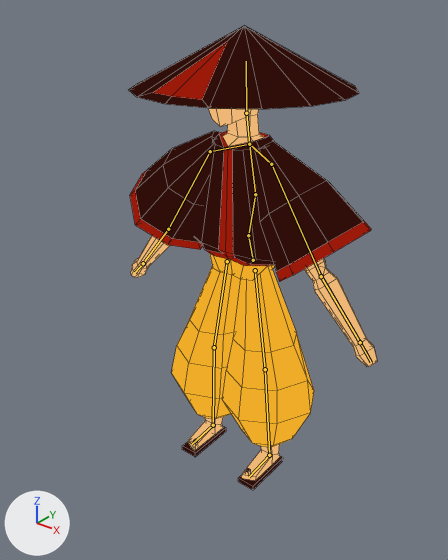
A saved change to the Blender file BlenderModels/Samurai.blend.
Both versions are drawn from a 50 mm lens placed at (1.51, -2.01, 2.19), pointed at (0.03, -0.16, 1.04). The lights are fixed; the arrows at lower left show +X, +Y and +Z. The bones that bend it are drawn over the model as lines. Mesh edges are drawn as thin lines.

Names of what the first picture shows: 'Samurai'.
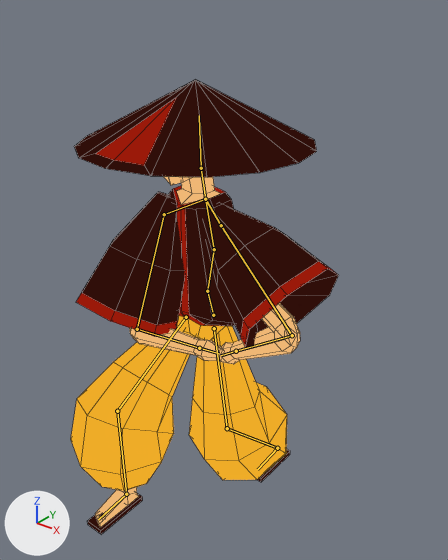
The newer file adds an action. The first version stands in its rest pose; the second is drawn at frame 10 of the action 'Draw'.

Location of each change, (x1, y1, x2, y2) in pixels of the pictures (448 x 560 px):
```json
{"object": "Samurai", "change": "posed", "before": [129, 26, 377, 490], "after": [71, 79, 339, 534], "on screen": "8% wider"}
{"bone": "Hip", "before": "(253, 260) to (248, 235)", "after": "(213, 315) to (207, 291)"}
{"bone": "Shoulder.L", "before": "(249, 144) to (271, 164)", "after": "(205, 199) to (221, 225)"}
{"bone": "UpperArm.L", "before": "(271, 164) to (321, 276)", "after": "(221, 225) to (292, 335)"}
{"bone": "LowerArm.L", "before": "(321, 276) to (360, 342)", "after": "(292, 335) to (236, 351)"}
{"bone": "Shoulder.R", "before": "(249, 144) to (210, 151)", "after": "(205, 199) to (164, 214)"}
{"bone": "UpperArm.R", "before": "(210, 151) to (168, 229)", "after": "(164, 214) to (137, 329)"}
{"bone": "LowerArm.R", "before": "(168, 229) to (143, 263)", "after": "(137, 329) to (199, 348)"}
{"bone": "LowerLeg.L", "before": "(265, 369) to (269, 455)", "after": "(227, 428) to (277, 448)"}
{"bone": "Foot.L", "before": "(269, 455) to (249, 477)", "after": "(277, 448) to (257, 469)"}
{"bone": "UpperLeg.R", "before": "(227, 261) to (214, 347)", "after": "(186, 317) to (117, 411)"}
{"bone": "LowerLeg.R", "before": "(214, 347) to (213, 425)", "after": "(117, 411) to (126, 494)"}
```

The change, as JSON lines over the scene's bpy script:
```json
{"block": "bone_hip", "where": "bone_hip = bpy.data.objects['Armature'].pose.bones['Hip']"}
{"op": "set", "path": "bone_hip.location", "old": "(0.0, 0.0, 0.0)", "new": "(0.0, -0.078, 0.318)"}
{"block": "bone_shoulder_l", "where": "bone_shoulder_l = bpy.data.objects['Armature'].pose.bones['Shoulder.L']  # child of 'Ribcage'"}
{"op": "set", "path": "bone_shoulder_l.rotation_quaternion", "old": "(1.0, 0.0, 0.0, 0.0)", "new": "(0.997, 0.063, -0.049, -0.018)", "note": "degrees (0, 0, 0) -> degrees (7, -6, -2)"}
{"block": "bone_upperarm_l", "where": "bone_upperarm_l = bpy.data.objects['Armature'].pose.bones['UpperArm.L']  # child of 'Shoulder.L'"}
{"op": "set", "path": "bone_upperarm_l.rotation_quaternion", "old": "(1.0, 0.0, 0.0, 0.0)", "new": "(0.978, -0.059, 0.002, 0.202)", "note": "degrees (0, 0, 0) -> degrees (-7, 2, 23)"}
{"block": "bone_lowerarm_l", "where": "bone_lowerarm_l = bpy.data.objects['Armature'].pose.bones['LowerArm.L']  # child of 'UpperArm.L'"}
{"op": "set", "path": "bone_lowerarm_l.rotation_quaternion", "old": "(1.0, 0.0, 0.0, 0.0)", "new": "(0.539, 0.235, 0.007, -0.809)", "note": "degrees (0, 0, 0) -> degrees (15, 23, -109)"}
{"block": "bone_shoulder_r", "where": "bone_shoulder_r = bpy.data.objects['Armature'].pose.bones['Shoulder.R']  # child of 'Ribcage'"}
{"op": "set", "path": "bone_shoulder_r.rotation_quaternion", "old": "(1.0, 0.0, 0.0, 0.0)", "new": "(0.951, 0.294, -0.078, -0.054)", "note": "degrees (0, 0, 0) -> degrees (35, -7, -9)"}
{"block": "bone_upperarm_r", "where": "bone_upperarm_r = bpy.data.objects['Armature'].pose.bones['UpperArm.R']  # child of 'Shoulder.R'"}
{"op": "set", "path": "bone_upperarm_r.rotation_quaternion", "old": "(1.0, 0.0, 0.0, 0.0)", "new": "(0.947, 0.154, -0.267, 0.086)", "note": "degrees (0, 0, 0) -> degrees (17, -32, 5)"}
{"block": "bone_lowerarm_r", "where": "bone_lowerarm_r = bpy.data.objects['Armature'].pose.bones['LowerArm.R']  # child of 'UpperArm.R'"}
{"op": "set", "path": "bone_lowerarm_r.rotation_quaternion", "old": "(1.0, 0.0, 0.0, 0.0)", "new": "(0.624, 0.775, -0.01, 0.101)", "note": "degrees (0, 0, 0) -> degrees (102, -10, 6)"}
{"block": "bone_lowerleg_l", "where": "bone_lowerleg_l = bpy.data.objects['Armature'].pose.bones['LowerLeg.L']  # child of 'UpperLeg.L'"}
{"op": "set", "path": "bone_lowerleg_l.rotation_quaternion", "old": "(1.0, 0.0, 0.0, 0.0)", "new": "(0.925, -0.378, 0.023, 0.001)", "note": "degrees (0, 0, 0) -> degrees (-45, 2, -1)"}
{"block": "bone_foot_l", "where": "bone_foot_l = bpy.data.objects['Armature'].pose.bones['Foot.L']  # child of 'LowerLeg.L'"}
{"op": "set", "path": "bone_foot_l.rotation_quaternion", "old": "(1.0, 0.0, 0.0, 0.0)", "new": "(0.925, 0.38, 0.0, 0.021)", "note": "degrees (0, 0, 0) -> degrees (45, -1, 2)"}
{"block": "bone_upperleg_r", "where": "bone_upperleg_r = bpy.data.objects['Armature'].pose.bones['UpperLeg.R']  # child of 'Hip'"}
{"op": "set", "path": "bone_upperleg_r.rotation_quaternion", "old": "(1.0, 0.0, 0.0, 0.0)", "new": "(0.916, 0.397, 0.062, -0.001)", "note": "degrees (0, 0, 0) -> degrees (47, 7, 3)"}
{"block": "bone_lowerleg_r", "where": "bone_lowerleg_r = bpy.data.objects['Armature'].pose.bones['LowerLeg.R']  # child of 'UpperLeg.R'"}
{"op": "set", "path": "bone_lowerleg_r.rotation_quaternion", "old": "(1.0, 0.0, 0.0, 0.0)", "new": "(0.912, -0.41, -0.025, -0.001)", "note": "degrees (0, 0, 0) -> degrees (-48, -3, 1)"}
```
